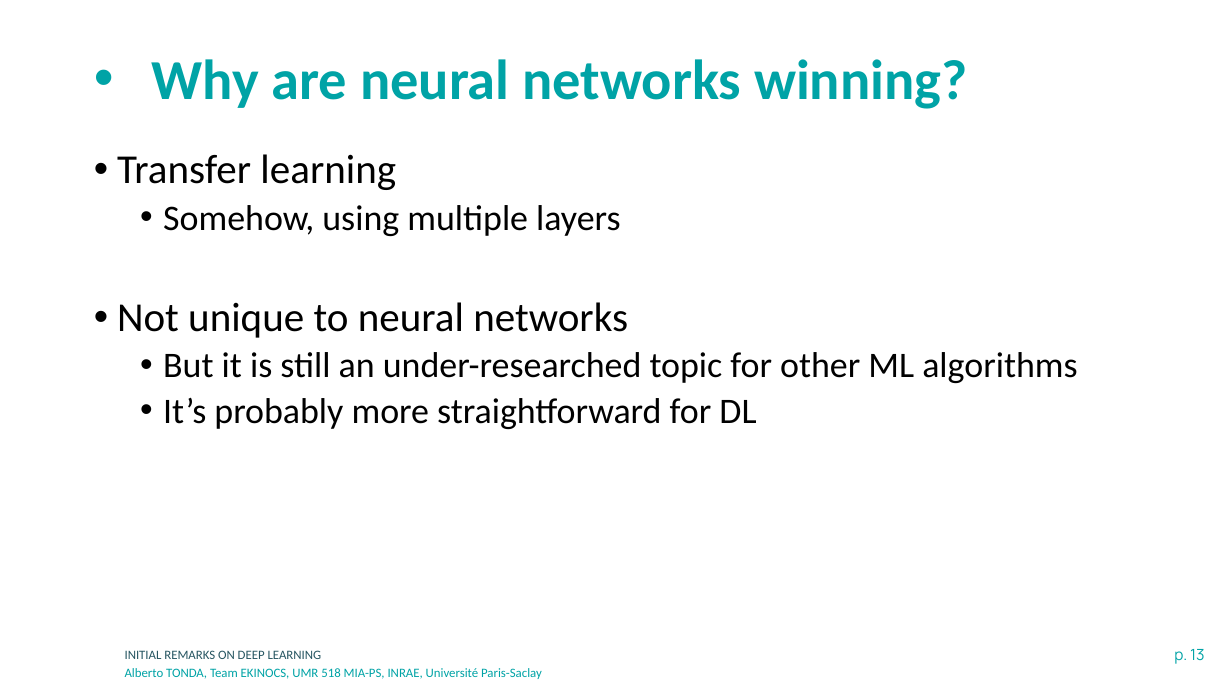
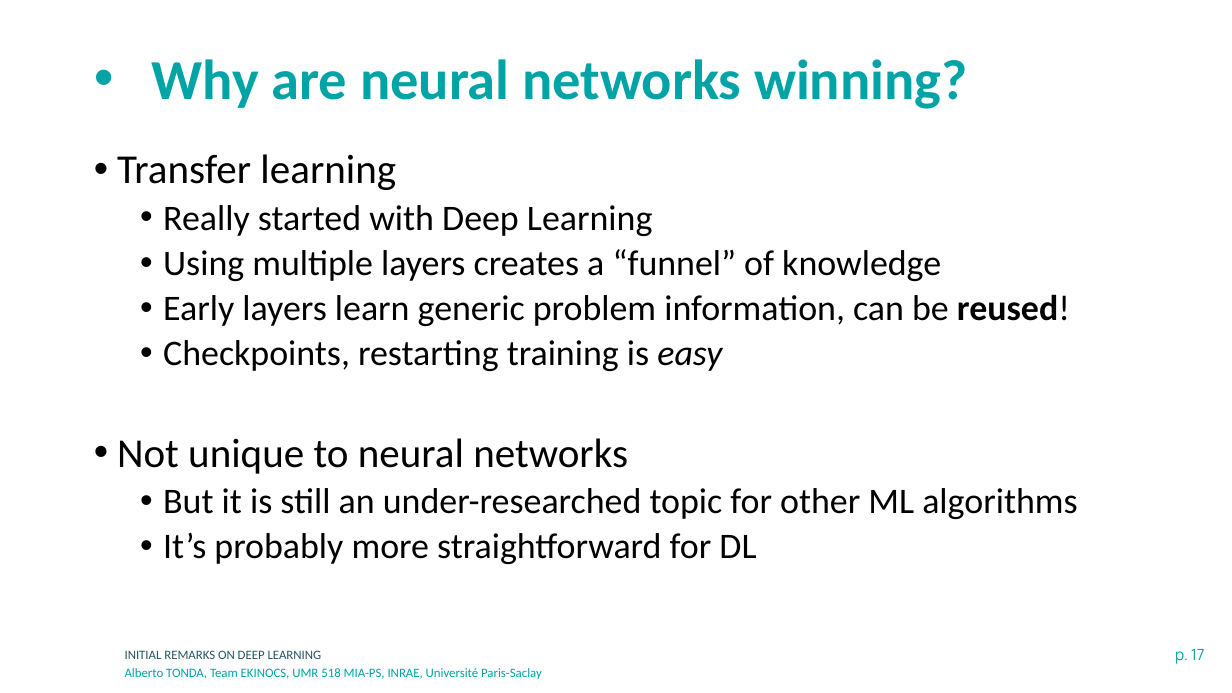
Before and after one commit to albertotonda/teaching, a slide deck: slide 17 of deep-learning-in-practice-with-pytorch/1-remarks-on-neural-networks.pptx (slide 13 before the commit). Drawn at 1232x693 pixels with LibreOffice and Linux fonts; fonts in the diff are those of the drawing; background and template pictures are left out. Boxes give left, top, right and bottom in pixels: in the first picture for what was removed or moved away, otherwise in the second. Text is boxed around its words. In the diff, an @@ line names an element or a change of style, - is before the commit and + after.

```diff
--- a/deep-learning-in-practice-with-pytorch/1-remarks-on-neural-networks.pptx
+++ b/deep-learning-in-practice-with-pytorch/1-remarks-on-neural-networks.pptx
@@ text at bbox=[163, 205, 1070, 371]: text changed @@
-  • Somehow, using multiple layers
+  • Really started with Deep Learning
+  • Using multiple layers creates a “funnel” of knowledge
+  • Early layers learn generic problem information, can be reused!
+  • Checkpoints, restarting training is easy
@@ page number at bbox=[1175, 649, 1205, 664]: text changed @@
-p. 13
+p. 17
```
Also in this commit, not shown: 6 other slides changed, 4 slides added, 11 other files.
